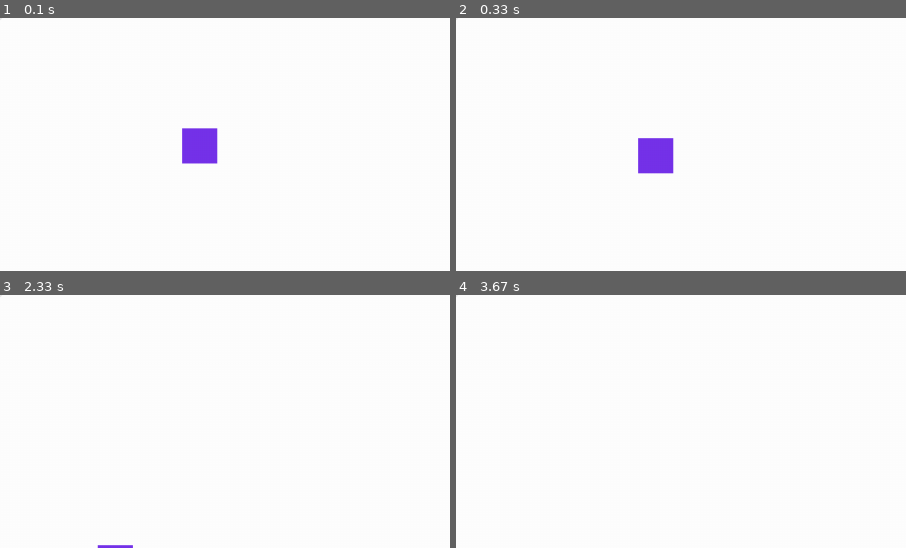
Above: before the commit, frames 1-4 (two rows, left to right).
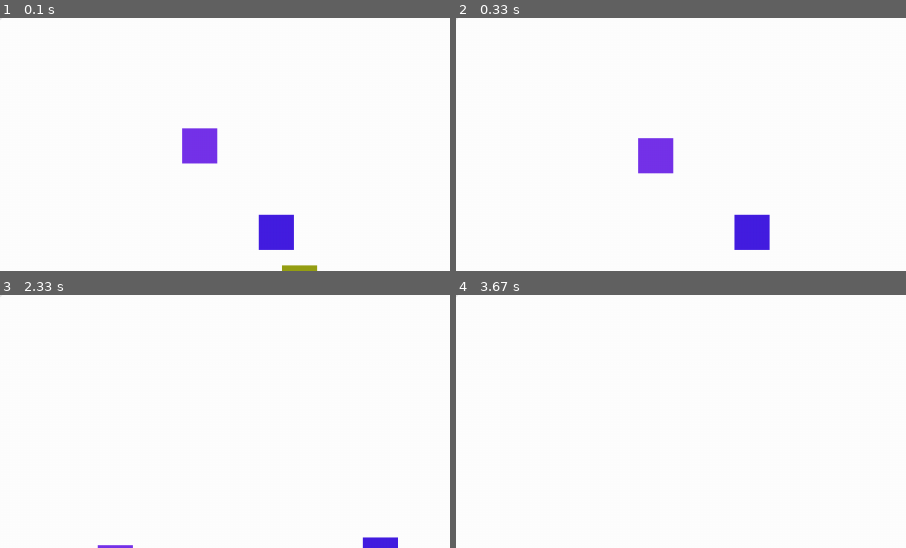
Above: after the commit, the same moments.

Repository: Jonesgamings/Pygame-Game-Engine
Game: pygame game, started from main.py
The game is run twice, just before and just after one commit, with the same random seed, the same clock (stepped at 60 frames per second) and the same inputs.
Inputs (mouse positions are % of the whole screen's width and height, from its top left):
- Up to frame 1 (0.1 s): no input
- Up to frame 2 (0.33 s): no input
- Up to frame 3 (2.33 s): hold Right 0.33-0.8 s; move the mouse to (46, 54) at 0.37 s; hold Up 0.83-1.13 s; hold Right 1.17-1.63 s; hold Left 1.67-2.2 s; hold Down from 2.23 s (still down)
- Up to frame 4 (3.67 s): release Down at 2.53 s; hold Left 2.57-2.97 s; hold Up 3-3.37 s; hold Right from 3.4 s (still down)
The pictures show only the part of the screen within x 50-100%, y 50-100%; the shares and areas given below are measured in that part.

The runs differ from the first frame. In frame 1, 1.3% of the frame differs, in the area x 57-71%, y 77-100%; in frame 2, 1.1%; in frame 3, 0.3%; in frame 4, nothing differs.

Commit message:
improved fps

Diff:
--- a/main.py
+++ b/main.py
@@ -3,7 +3,7 @@
 import pygame
 from random import randint
 
-MAXOBJECTS = 100
+MAXOBJECTS = 500
 MAXCOORD = 10000
 MINCOORD = 0
 FPS = 60
--- a/screen.py
+++ b/screen.py
@@ -185,9 +185,11 @@
         self.objects.append(object)
 
     def collides(self, rect, objectCasting):
-        for object in self.objects:
-            if object != objectCasting:
-                if object.collides(rect):
-                    return object
+        new_list = self.objects.copy()
+        new_list.remove(objectCasting)
+        index = rect.collidelist(new_list)
+        if index == -1:
+            return False
 
-        return False
+        else:
+            return new_list[index]
